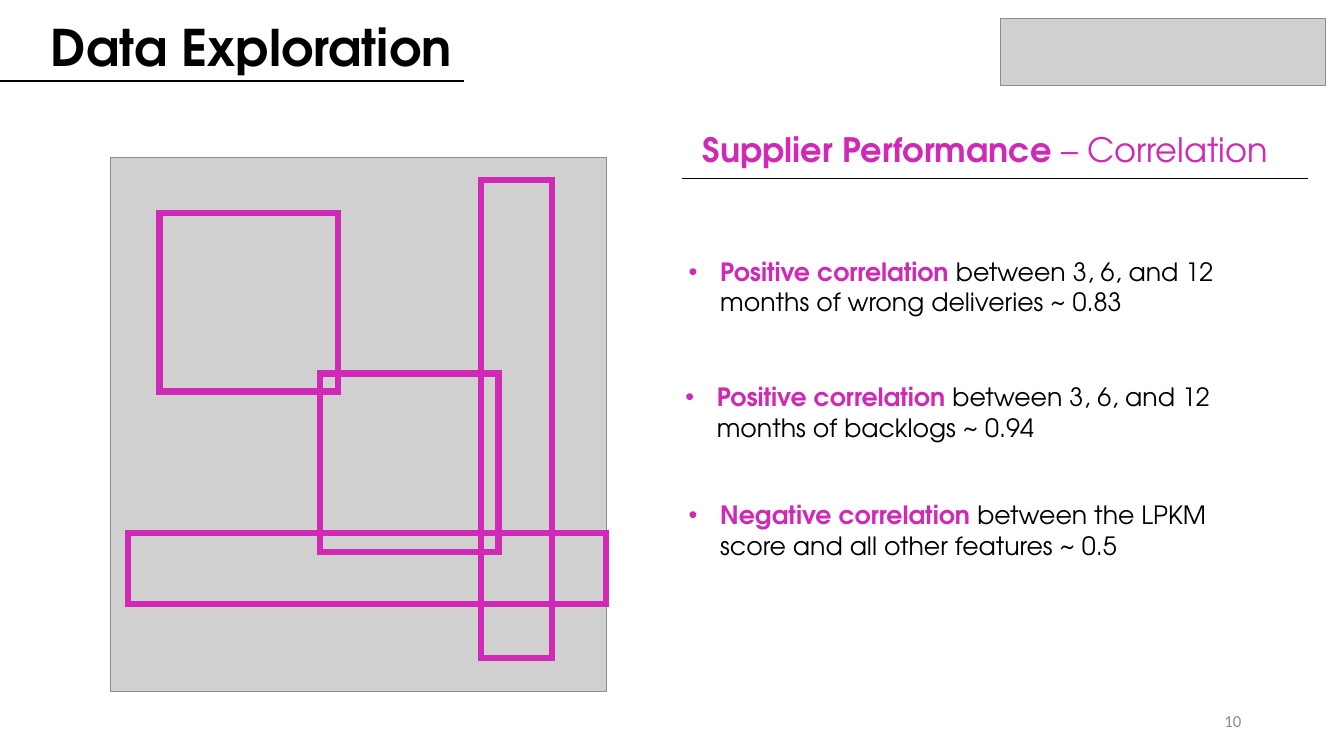
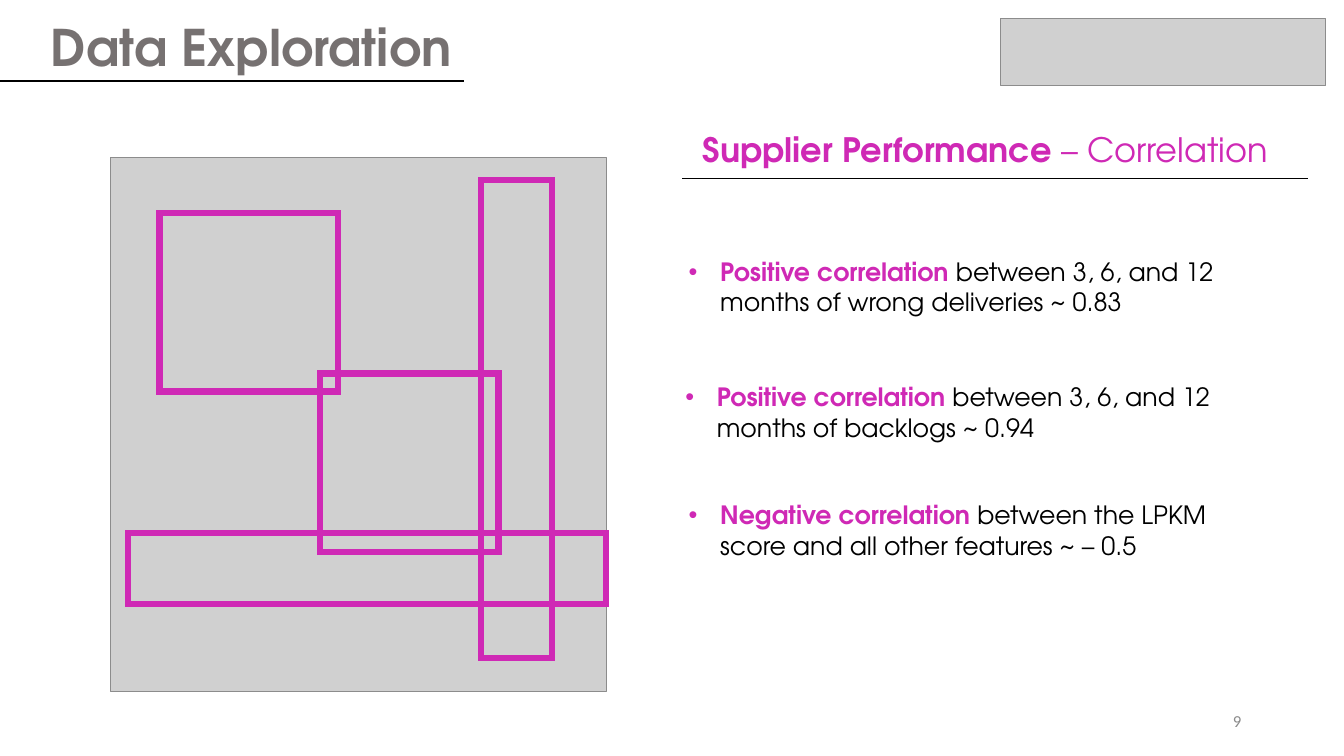
Before and after one commit to juanbeta98/DataScienceStudyCase, a slide deck: slide 10 of BMW ML Case Study.pptx (slide 11 before the commit). Drawn at 1344x756 pixels with LibreOffice and Linux fonts; fonts in the diff are those of the drawing; grey boxes stand for pictures. Boxes give left, top, right and bottom in pixels: in the first picture for what was removed or moved away, otherwise in the second. Text is boxed around its words. In the diff, an @@ line names an element or a change of style, - is before the commit and + after.

```diff
--- a/BMW ML Case Study.pptx
+++ b/BMW ML Case Study.pptx
@@ text "Data Exploration" at [51,27,451,82]: text colour #000000 to #767171 @@
@@ text at [720,504,1206,556]: text changed @@
-• Negative correlation between the LPKM score and all other features ~ 0.5
+• Negative correlation between the LPKM score and all other features ~ – 0.5
@@ page number at [1233,716,1241,727]: text changed @@
-10
+9
```
Also in this commit, not shown: 13 other slides changed, 10 slides added, 3 slides removed, 4 other files.
